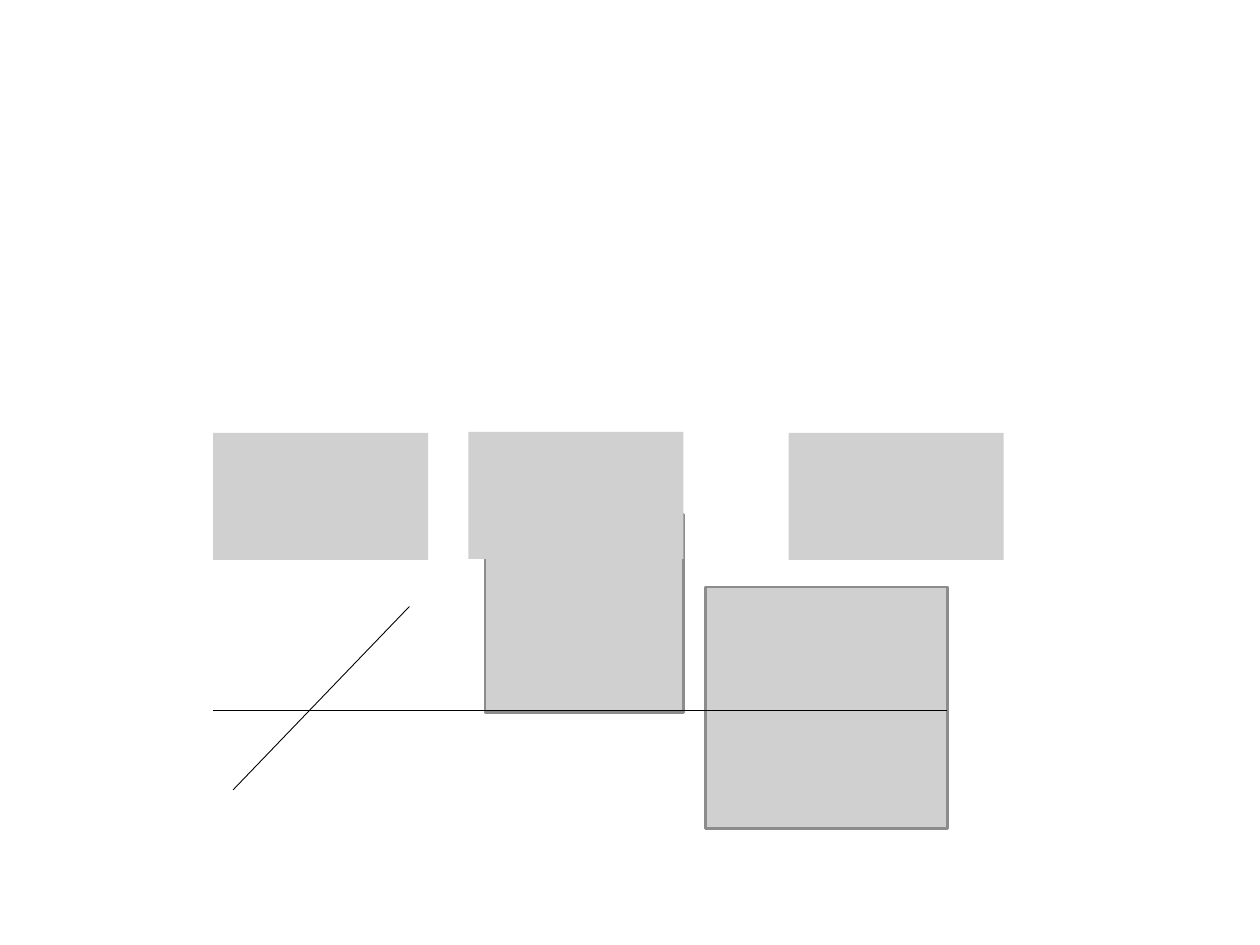
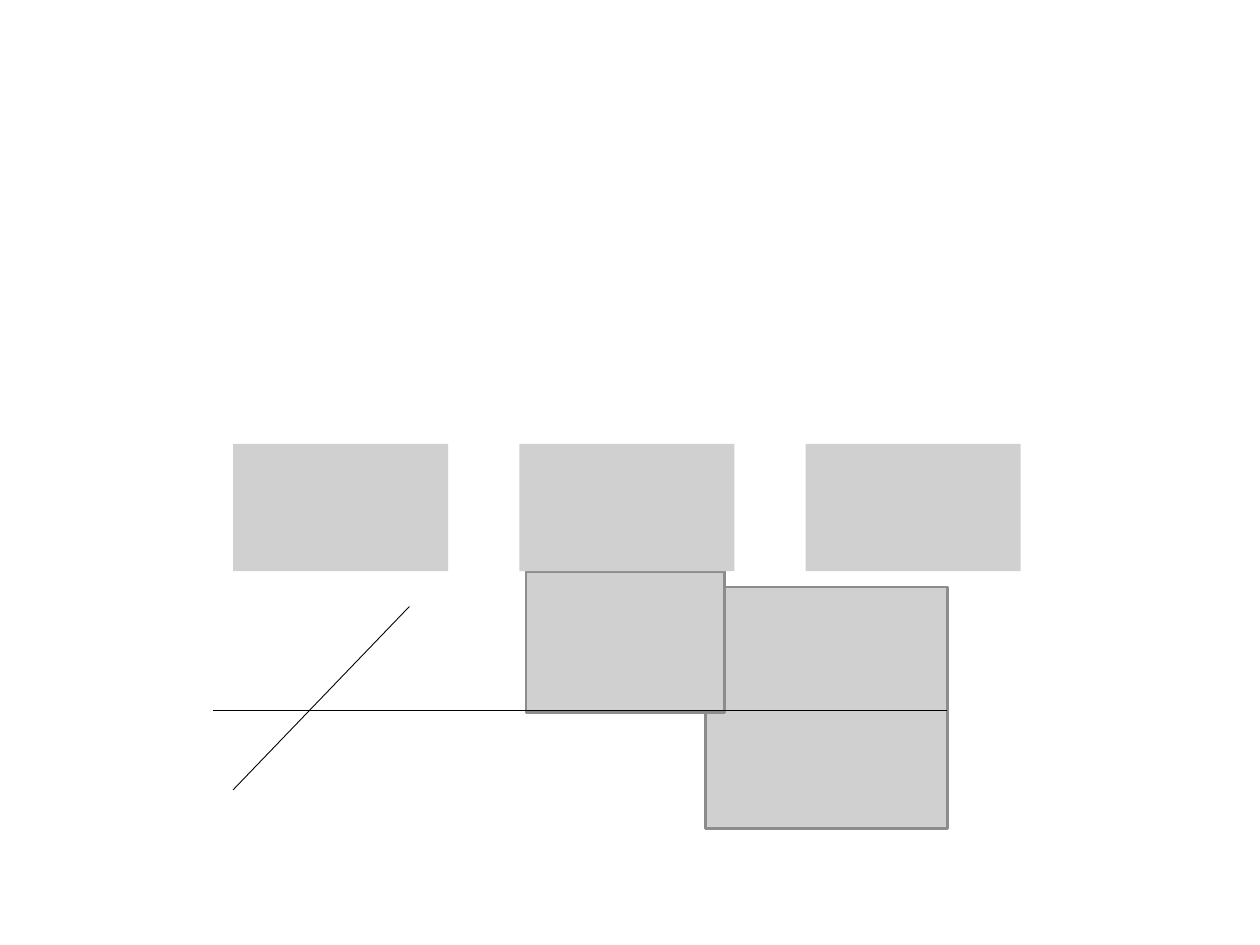
Before and after one commit to herumi/ango-src, a slide deck: slide 1 of img/zero.pptx. Drawn at 1260x945 pixels with LibreOffice and Linux fonts; fonts in the diff are those of the drawing; grey boxes stand for pictures. Boxes give left, top, right and bottom in pixels: in the first picture for what was removed or moved away, otherwise in the second. Text is boxed around its words. In the diff, an @@ line names an element or a change of style, - is before the commit and + after.

```diff
--- a/img/zero.pptx
+++ b/img/zero.pptx
@@ picture: place and size @@
-picture at bbox=[214, 433, 428, 559]
+picture at bbox=[234, 444, 449, 570]
@@ picture: place and size @@
-picture at bbox=[469, 431, 683, 557]
+picture at bbox=[519, 444, 733, 570]
@@ picture: place and size @@
-picture at bbox=[789, 433, 1003, 559]
+picture at bbox=[806, 444, 1021, 570]
@@ picture: place and size @@
-picture at bbox=[484, 514, 683, 713]
+picture at bbox=[527, 572, 726, 713]
```
Also in this commit, not shown: 10 other files.
